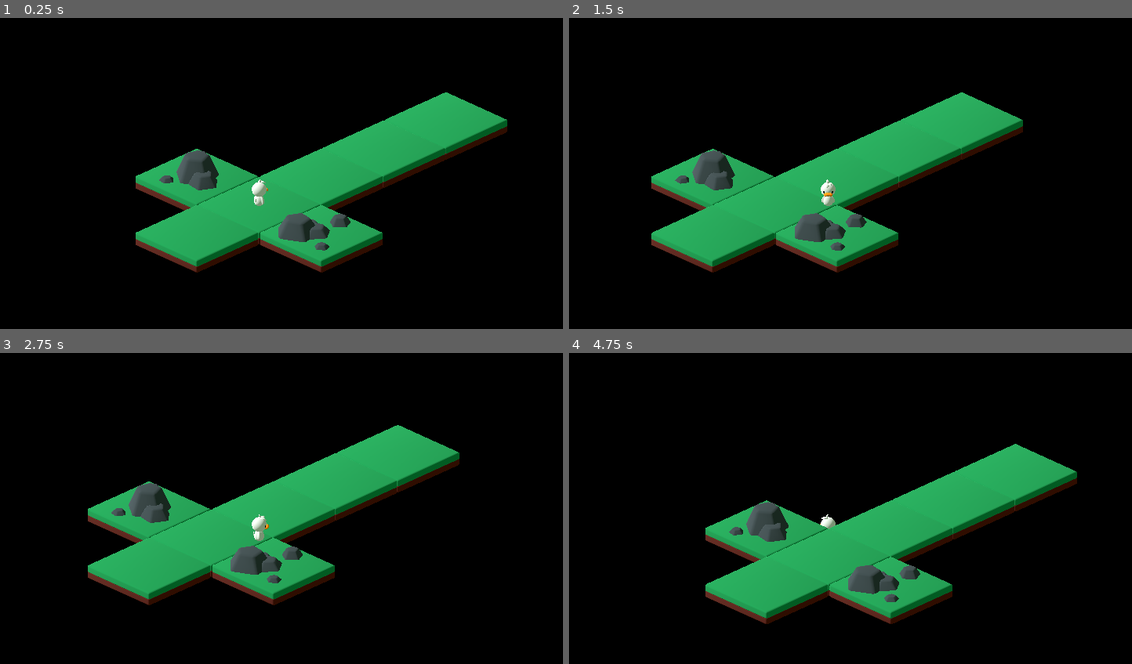
Above: before the commit, frames 1-4 (two rows, left to right).
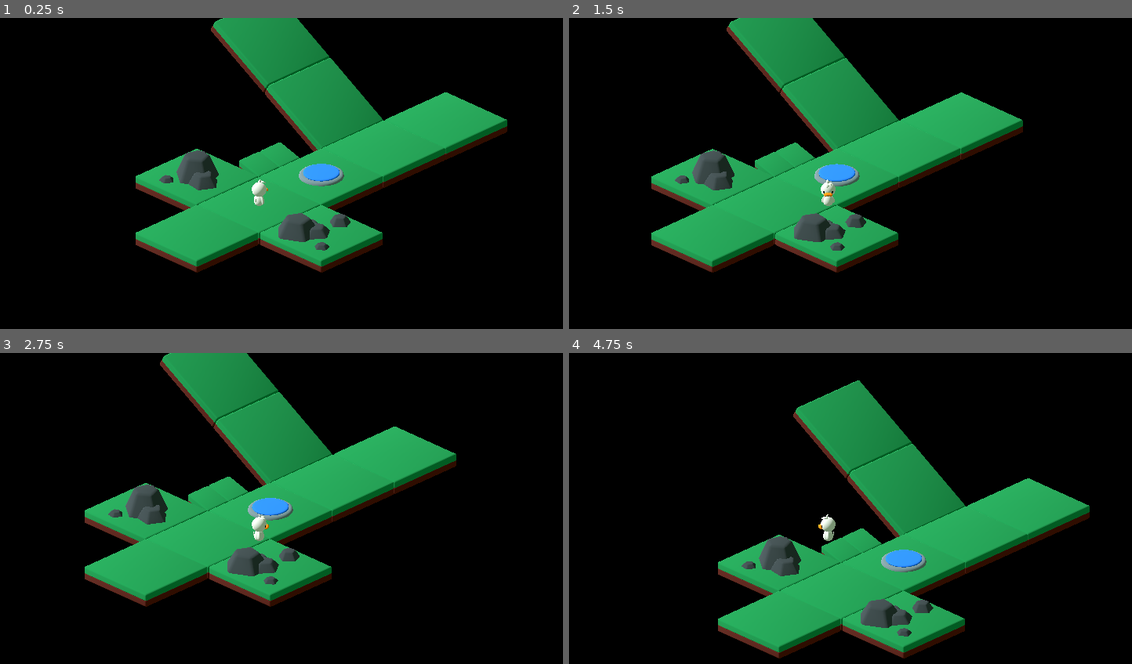
Above: after the commit, the same moments.

Repository: felipefcm/block-puzzle
Game: Godot game, scene res://levels/level_base.tscn
Same seed, same stepped clock (60 frames per second), same inputs: the game is played once before the commit and once after it.
Inputs:
- Up to frame 1 (0.25 s): no input
- Up to frame 2 (1.5 s): tap Enter at 0.5 s; hold Right (ui_right) 0.53-1.28 s; hold Down (ui_down) from 1.28 s (still down)
- Up to frame 3 (2.75 s): release Down (ui_down) at 2.03 s; hold Right (ui_right) from 2.03 s (still down)
- Up to frame 4 (4.75 s): release Right (ui_right) at 2.78 s; hold Up (ui_up) 2.78-3.53 s; hold Left (ui_left) from 3.53 s (still down)

The runs differ from the first frame. In frame 1, 7.6% of the frame differs, in the area x 25-90%, y 0-77%; in frame 2, 7.7%; in frame 3, 9.1%; in frame 4, 26%, in the area x 24-93%, y 8-99%.

Commit message:
simplified movimentation

Diff:
--- /dev/null
+++ b/blocks/button.tscn
@@ -0,0 +1,21 @@
+[gd_scene load_steps=4 format=3 uid="uid://buwfb0ty13ejl"]
+
+[ext_resource type="ArrayMesh" uid="uid://cjckuj7xiuhek" path="res://assets/kaykit-minigame/button_teamBlue.obj" id="1_2nbug"]
+
+[sub_resource type="PhysicsMaterial" id="PhysicsMaterial_k4oqd"]
+
+[sub_resource type="CylinderShape3D" id="CylinderShape3D_ctxgp"]
+height = 0.0446637
+radius = 1.54016
+
+[node name="Button" type="StaticBody3D"]
+transform = Transform3D(1, 0, 0, 0, 1, 0, 0, 0, 1, 0, 1, 0)
+physics_material_override = SubResource("PhysicsMaterial_k4oqd")
+
+[node name="CollisionShape3D" type="CollisionShape3D" parent="."]
+transform = Transform3D(1, 0, 0, 0, 1, 0, 0, 0, 1, 0, 0.0278237, 0)
+shape = SubResource("CylinderShape3D_ctxgp")
+
+[node name="Mesh" type="MeshInstance3D" parent="."]
+transform = Transform3D(1.9, 0, 0, 0, 1, 0, 0, 0, 1.9, 0, 0, 0)
+mesh = ExtResource("1_2nbug")
--- /dev/null
+++ b/blocks/slope_med.tscn
@@ -0,0 +1,14 @@
+[gd_scene load_steps=3 format=3 uid="uid://yp3ad74b2lmu"]
+
+[ext_resource type="ArrayMesh" uid="uid://clc1gttiilj87" path="res://assets/kaykit-minigame/tileSlopeLowMedium_forest.obj" id="1_5npcp"]
+
+[sub_resource type="ConvexPolygonShape3D" id="ConvexPolygonShape3D_ix2c8"]
+points = PackedVector3Array(1, 0, 1, -1, 0, 1, -1, 0, -1, 1, 0, -1, 1, 0.969, 1, -1, 1.527, 1, -1, 1.52, -1, 1, 0.969, -1)
+
+[node name="SlopeMed" type="StaticBody3D"]
+
+[node name="Mesh" type="MeshInstance3D" parent="."]
+mesh = ExtResource("1_5npcp")
+
+[node name="CollisionShape3D" type="CollisionShape3D" parent="."]
+shape = SubResource("ConvexPolygonShape3D_ix2c8")
--- a/entities/duck.tscn
+++ b/entities/duck.tscn
@@ -13,18 +13,15 @@
 ambient_light_color = Color(0.819608, 0.988235, 0.780392, 1)
 
 [node name="Duck" type="CharacterBody3D"]
-transform = Transform3D(1, 0, 0, 0, 1, 0, 0, 0, 1, 0, 1.01, 0)
-collision_layer = 2
-floor_stop_on_slope = false
-floor_constant_speed = true
-floor_block_on_wall = false
+transform = Transform3D(1, 0, 0, 0, 1, 0, 0, 0, 1, 0, 1, 0)
+collision_layer = 3
 floor_max_angle = 1.0472
+floor_snap_length = 0.5
 script = ExtResource("1_xourh")
 metadata/_edit_group_ = true
 
 [node name="CollisionShape3D" type="CollisionShape3D" parent="."]
 transform = Transform3D(1, 0, 0, 0, 1, 0, 0, 0, 1, 0, 0.814065, 0)
-visible = false
 shape = SubResource("CapsuleShape3D_mj8ey")
 
 [node name="Camera3D" type="Camera3D" parent="."]
--- a/levels/level_base.tscn
+++ b/levels/level_base.tscn
@@ -1,10 +1,12 @@
-[gd_scene load_steps=6 format=3 uid="uid://b2x7ctr0mqior"]
+[gd_scene load_steps=8 format=3 uid="uid://b2x7ctr0mqior"]
 
 [ext_resource type="PackedScene" uid="uid://gc6hl21okehk" path="res://entities/duck.tscn" id="1_112i5"]
 [ext_resource type="Script" path="res://scripts/level.gd" id="1_tie8f"]
 [ext_resource type="PackedScene" uid="uid://5itmebhfsafj" path="res://blocks/grass_floor.tscn" id="2_pl3b6"]
 [ext_resource type="PackedScene" uid="uid://8vu3v8t2l2py" path="res://blocks/rocks_a.tscn" id="3_gc56v"]
 [ext_resource type="PackedScene" uid="uid://c2wh74wne15p7" path="res://blocks/rocks_b.tscn" id="4_shir2"]
+[ext_resource type="PackedScene" uid="uid://buwfb0ty13ejl" path="res://blocks/button.tscn" id="6_wngbv"]
+[ext_resource type="PackedScene" uid="uid://yp3ad74b2lmu" path="res://blocks/slope_med.tscn" id="7_aeyki"]
 
 [node name="Level" type="Node3D"]
 script = ExtResource("1_tie8f")
@@ -15,7 +17,6 @@
 light_energy = 2.5
 
 [node name="InitialPlayerPosition" type="Node3D" parent="."]
-transform = Transform3D(1, 0, 0, 0, 1, 0, 0, 0, 1, 0, 1.01, 0)
 
 [node name="Floor" type="Node3D" parent="."]
 
@@ -29,6 +30,12 @@
 
 [node name="GrassFloor3" parent="Floor" instance=ExtResource("2_pl3b6")]
 transform = Transform3D(1, 0, 0, 0, 1, 0, 0, 0, 1, 12, 0, 0)
+
+[node name="GrassFloor8" parent="Floor" instance=ExtResource("2_pl3b6")]
+transform = Transform3D(1, 0, 0, 0, 0.866025, -0.5, 0, 0.5, 0.866025, 12, 1.60707, -6)
+
+[node name="GrassFloor9" parent="Floor" instance=ExtResource("2_pl3b6")]
+transform = Transform3D(1, 0, 0, 0, 0.866025, -0.5, 0, 0.5, 0.866025, 12, 4.60707, -11.1962)
 
 [node name="GrassFloor4" parent="Floor" instance=ExtResource("2_pl3b6")]
 transform = Transform3D(1, 0, 0, 0, 1, 0, 0, 0, 1, 18, 0, 0)
@@ -46,3 +53,12 @@
 
 [node name="RocksB" parent="Blocks" instance=ExtResource("4_shir2")]
 transform = Transform3D(1, 0, 0, 0, 1, 0, 0, 0, 1, 0, 1, -6)
+
+[node name="Button" parent="Blocks" instance=ExtResource("6_wngbv")]
+transform = Transform3D(1, 0, 0, 0, 1, 0, 0, 0, 1, 6, 1, 0)
+
+[node name="SlopeMed" parent="." instance=ExtResource("7_aeyki")]
+transform = Transform3D(-4.37114e-08, 0, -1, 0, 1, 0, 1, 0, -4.37114e-08, 4, 0, -4)
+
+[node name="SlopeMed2" parent="." instance=ExtResource("7_aeyki")]
+transform = Transform3D(-4.37114e-08, 0, -1, 0, 1, 0, 1, 0, -4.37114e-08, 6, 0, -4)
--- a/scripts/duck.gd
+++ b/scripts/duck.gd
@@ -15,14 +15,15 @@
 		-Input.get_axis('ui_down', 'ui_up'),
 	).rotated(Vector3.UP, -PI / 4.0).normalized()
 
-	var dampForce := 6.0 * -velocity * Vector3(1 - absf(input.x), 1, 1 - absf(input.z))
+	var dampForce := 6.0 * -velocity * Vector3(1 - absf(input.x), 0, 1 - absf(input.z))
 	velocity += (inputAccel * input + dampForce) * delta
 
-	if(input.length() > 0):
-		var angle := input.signed_angle_to(Vector3.RIGHT, Vector3(0, -1, 0))
-		modelNode.rotation.y = PI / 2.0 + angle
+	if(input != Vector3.ZERO):
+		modelNode.look_at(global_position - input, Vector3.UP)
 
 	velocity = velocity.limit_length(maxSpeed)
-	velocity.y = -9.8
-	# print('VEL ', velocity)
+
+	if(!is_on_floor()):
+		velocity.y -= 75 * delta
+
 	move_and_slide()
